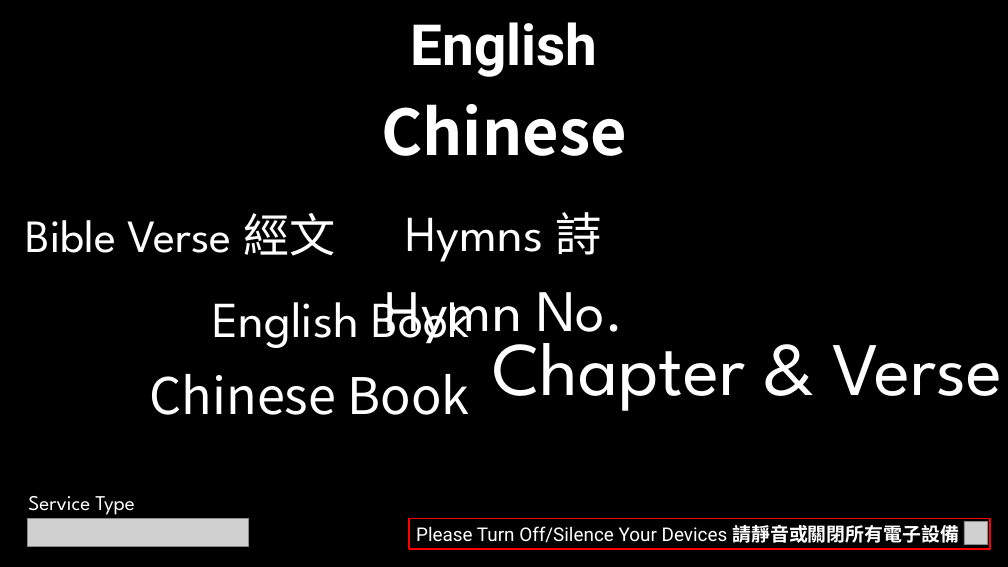
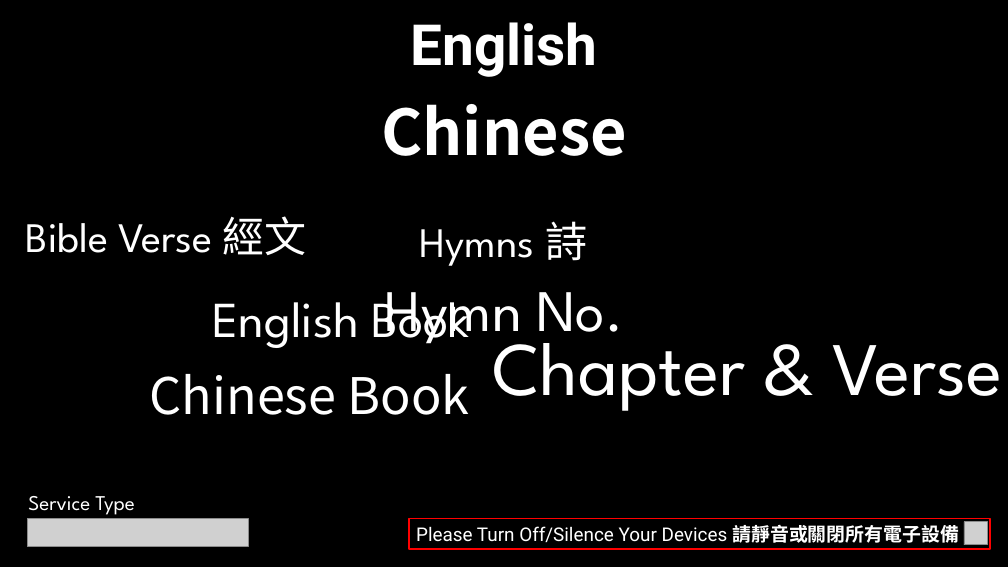
Before and after one commit to calebchanwy/tjc-powerpoint, a slide deck: slide 1 of TJCPowerPoint/bin/Debug/Files/ServiceWidescreen.pptx. Drawn at 1008x567 pixels with LibreOffice and Linux fonts; fonts in the diff are those of the drawing; grey boxes stand for pictures. Boxes give left, top, right and bottom in pixels: in the first picture for what was removed or moved away, otherwise in the second. Text is boxed around its words. In the diff, an @@ line names an element or a change of style, - is before the commit and + after.

Commit message:
27/11/22 Visual Changes + Bug Fix
Bug Fix: When in hymnal mode, then update title would not return to sermon hymns. Fixed

```diff
--- a/TJCPowerPoint/bin/Debug/Files/ServiceWidescreen.pptx
+++ b/TJCPowerPoint/bin/Debug/Files/ServiceWidescreen.pptx
@@ text "Bible Verse 經文" at [26,216,307,255]: size 44 to 40 pt; less space between paragraphs @@
@@ text "Hymns 詩": place and size @@
-text "Hymns 詩" at [406,212,602,262]
+text "Hymns 詩" at [420,221,588,266]
@@ text "Hymns 詩" at [420,221,588,266]: size 48 to 40 pt in "Hymns"; size 44 to 40 pt in "詩"; less space between paragraphs @@
```
Also in this commit, not shown: 5 other slides changed, 1 slide added, 19 other files.
